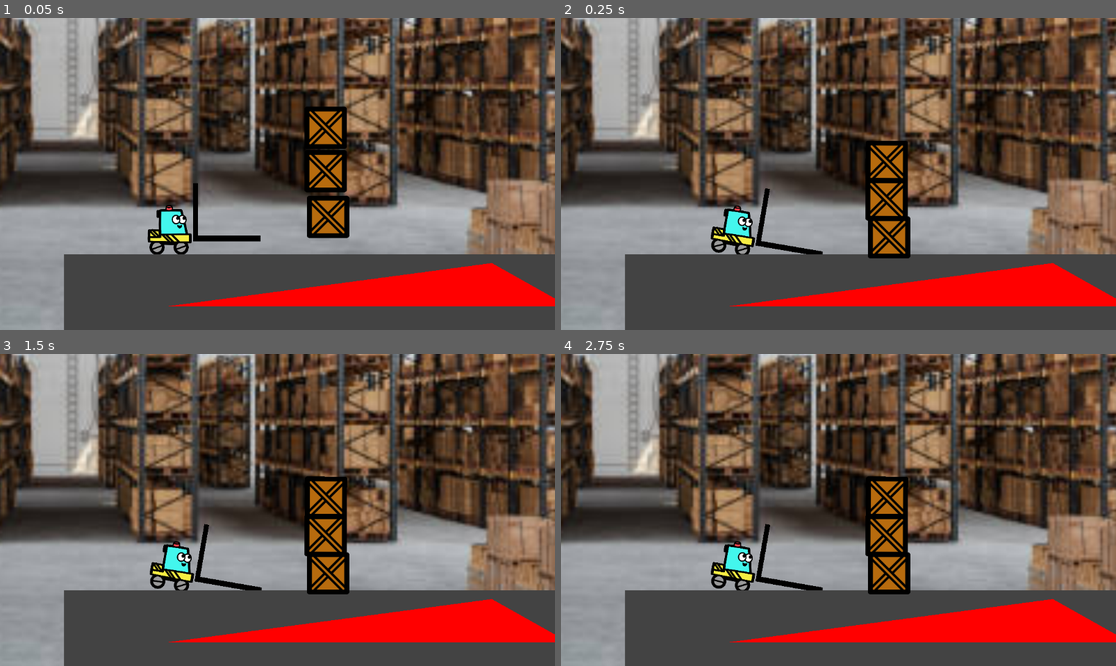
Above: before the commit, frames 1-4 (two rows, left to right).
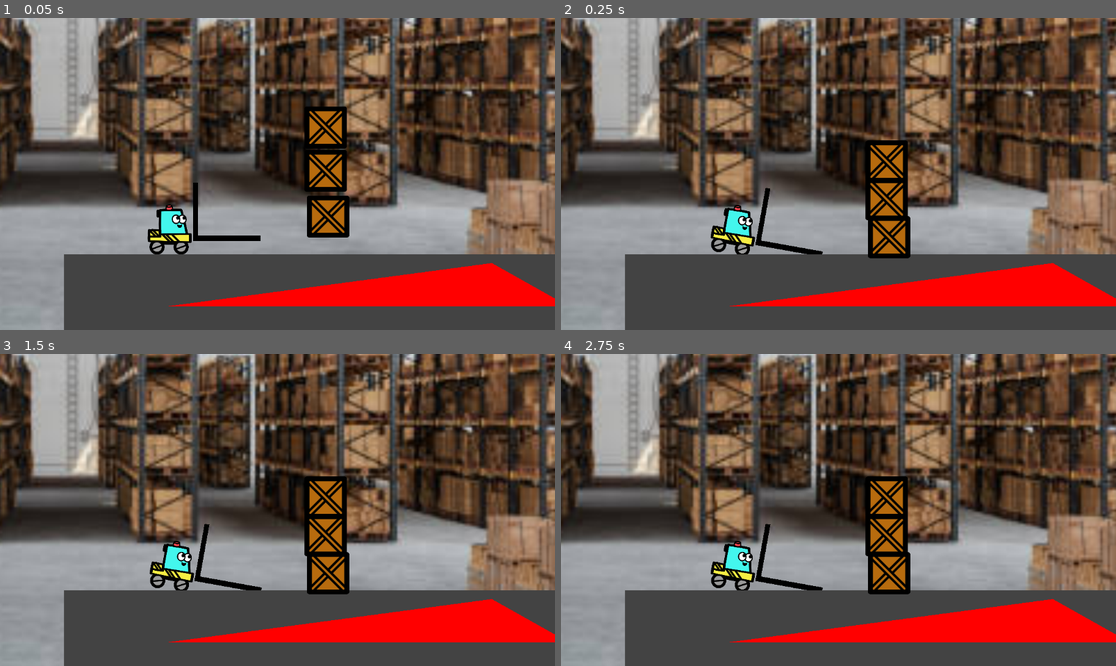
Above: after the commit, the same moments.

Repository: CourtlandCrouchet/OneTrip
Game: Godot game, scene res://Scenes/main.tscn
Same seed, same stepped clock (60 frames per second), same inputs: the game is played once before the commit and once after it.
Inputs:
- Up to frame 1 (0.05 s): no input
- Up to frame 2 (0.25 s): no input
- Up to frame 3 (1.5 s): tap Enter (ui_accept) at 0.5, 0.6, 0.77, 1.07, 1.25, 1.35 s; hold Right (move_right) from 0.53 s (still down)
- Up to frame 4 (2.75 s): tap Enter (ui_accept) at 1.52, 1.82, 2, 2.1 s; release Right (move_right) at 2.03 s; hold Left (move_left) from 2.03 s (still down)

The runs differ from the first frame. In frame 1, 0.7% of the frame differs, in the area x 26-63%, y 28-76%; in frame 2, 0.6%; in frame 3, 0.5%; in frame 4, 0.5%.

Commit message:
trying out characterbody stuff

Diff:
--- /dev/null
+++ b/Scenes/PhysicsTesting.tscn
@@ -0,0 +1,96 @@
+[gd_scene load_steps=13 format=3 uid="uid://c0w0xd6u7assr"]
+
+[ext_resource type="PackedScene" uid="uid://dqsnvsllgrjvm" path="res://Scenes/floor.tscn" id="1_sgn7u"]
+[ext_resource type="PackedScene" path="res://Scenes/hill.tscn" id="2_ocbiv"]
+[ext_resource type="Texture2D" uid="uid://bqxfxplx645fn" path="res://Sprites/slice3.svg" id="3_dda21"]
+[ext_resource type="Script" path="res://Scenes/player_controller.gd" id="3_g0mi7"]
+[ext_resource type="Texture2D" uid="uid://bgveym5k01bch" path="res://Sprites/slice2.svg" id="5_vu7k2"]
+
+[sub_resource type="RectangleShape2D" id="RectangleShape2D_dopmh"]
+size = Vector2(1.91919, 23.8877)
+
+[sub_resource type="RectangleShape2D" id="RectangleShape2D_apcq1"]
+size = Vector2(27.94, 2.2014)
+
+[sub_resource type="Gradient" id="Gradient_fdbr6"]
+offsets = PackedFloat32Array(0)
+colors = PackedColorArray(0, 0, 0, 1)
+
+[sub_resource type="GradientTexture1D" id="GradientTexture1D_yalqq"]
+gradient = SubResource("Gradient_fdbr6")
+
+[sub_resource type="CapsuleShape2D" id="CapsuleShape2D_gk45f"]
+radius = 14.0
+height = 36.0
+
+[sub_resource type="PhysicsMaterial" id="PhysicsMaterial_vu0hk"]
+rough = true
+
+[sub_resource type="RectangleShape2D" id="RectangleShape2D_r6wmb"]
+size = Vector2(18, 18)
+
+[node name="PhysicsTesting" type="Node2D"]
+
+[node name="Floor" parent="." instance=ExtResource("1_sgn7u")]
+position = Vector2(0, 22)
+
+[node name="Hill" parent="." instance=ExtResource("2_ocbiv")]
+position = Vector2(146, 23)
+
+[node name="Player" type="CharacterBody2D" parent="."]
+position = Vector2(50, -6)
+script = ExtResource("3_g0mi7")
+
+[node name="CollisionShape2D3" type="CollisionShape2D" parent="Player"]
+position = Vector2(17.3871, -1.82996)
+shape = SubResource("RectangleShape2D_dopmh")
+
+[node name="CollisionShape2D2" type="CollisionShape2D" parent="Player"]
+position = Vector2(30.4134, 9.25588)
+shape = SubResource("RectangleShape2D_apcq1")
+
+[node name="Sprite2D" type="Sprite2D" parent="Player"]
+position = Vector2(1.90735e-06, -1.42109e-14)
+scale = Vector2(0.1, 0.1)
+texture = ExtResource("3_dda21")
+
+[node name="VSprite2D" type="Sprite2D" parent="Player"]
+position = Vector2(17.4, -1.8)
+scale = Vector2(0.00781251, 24)
+texture = SubResource("GradientTexture1D_yalqq")
+
+[node name="HSprite2D" type="Sprite2D" parent="Player"]
+position = Vector2(30.4, 9.2)
+scale = Vector2(0.109375, 2.25)
+texture = SubResource("GradientTexture1D_yalqq")
+
+[node name="CollisionShape2D" type="CollisionShape2D" parent="Player"]
+position = Vector2(0, 4)
+shape = SubResource("CapsuleShape2D_gk45f")
+
+[node name="Camera2D" type="Camera2D" parent="Player"]
+position = Vector2(45, -20)
+zoom = Vector2(5, 5)
+position_smoothing_enabled = true
+position_smoothing_speed = 4.0
+drag_horizontal_enabled = true
+drag_vertical_enabled = true
+drag_left_margin = 0.15
+drag_top_margin = 1.0
+drag_right_margin = 0.15
+drag_bottom_margin = 1.0
+editor_draw_drag_margin = true
+
+[node name="Box" type="RigidBody2D" parent="."]
+position = Vector2(80.0656, -8.42081)
+mass = 0.1
+physics_material_override = SubResource("PhysicsMaterial_vu0hk")
+linear_damp = 1.0
+angular_damp = 1.0
+
+[node name="Sprite2D" type="Sprite2D" parent="Box"]
+scale = Vector2(0.125, 0.125)
+texture = ExtResource("5_vu7k2")
+
+[node name="CollisionShape2D" type="CollisionShape2D" parent="Box"]
+shape = SubResource("RectangleShape2D_r6wmb")
--- a/Scenes/background.gd
+++ /dev/null
@@ -1,7 +0,0 @@
-extends Node2D
-
-@export var target_node: Node2D = null
-
-func _process(_delta) -> void:
-	if target_node:
-		position = target_node.global_position
--- /dev/null
+++ b/Scenes/player_controller.gd
@@ -0,0 +1,40 @@
+extends CharacterBody2D
+
+
+const SPEED = 200.0
+const MAX_SPEED = 400.0
+const JUMP_VELOCITY = -100.0
+
+const PUSH_FORCE = 15.0
+const MIN_PUSH_FORCE = 10.0
+
+
+func _physics_process(delta: float) -> void:
+	# Add the gravity.
+	if not is_on_floor():
+		velocity += get_gravity() * delta
+
+	# Handle jump.
+	if Input.is_action_just_pressed("ui_accept") and is_on_floor():
+		velocity.y = JUMP_VELOCITY
+
+	# Get the input direction and handle the movement/deceleration.
+	# As good practice, you should replace UI actions with custom gameplay actions.
+	var direction := Input.get_axis("ui_left", "ui_right")
+	if direction:
+		velocity.x = direction * SPEED
+	else:
+		velocity.x = move_toward(velocity.x, 0, SPEED)
+
+	# Limit the overall velocity
+	velocity = velocity.limit_length(MAX_SPEED)
+
+	move_and_slide()
+
+	for i in get_slide_collision_count():
+		var collision = get_slide_collision(i)
+		print(collision.get_collider())
+		if collision.get_collider() is RigidBody2D:
+			var rb = collision.get_collider() as RigidBody2D
+			var push_force = (PUSH_FORCE * velocity.length() / SPEED) + MIN_PUSH_FORCE
+			rb.apply_central_force(-collision.get_normal() * push_force)
--- a/project.godot
+++ b/project.godot
@@ -39,3 +39,7 @@
 "events": [Object(InputEventKey,"resource_local_to_scene":false,"resource_name":"","device":-1,"window_id":0,"alt_press …(192 unchanged characters)…
 ]
 }
+
+[physics]
+
+common/physics_ticks_per_second=120
Not shown: 1 places in Scenes/arm.tscn that only renumber resources
Not shown: 1 places in Scenes/box.tscn that only renumber resources
Not shown: 1 places in Scenes/main.tscn that only renumber resources
